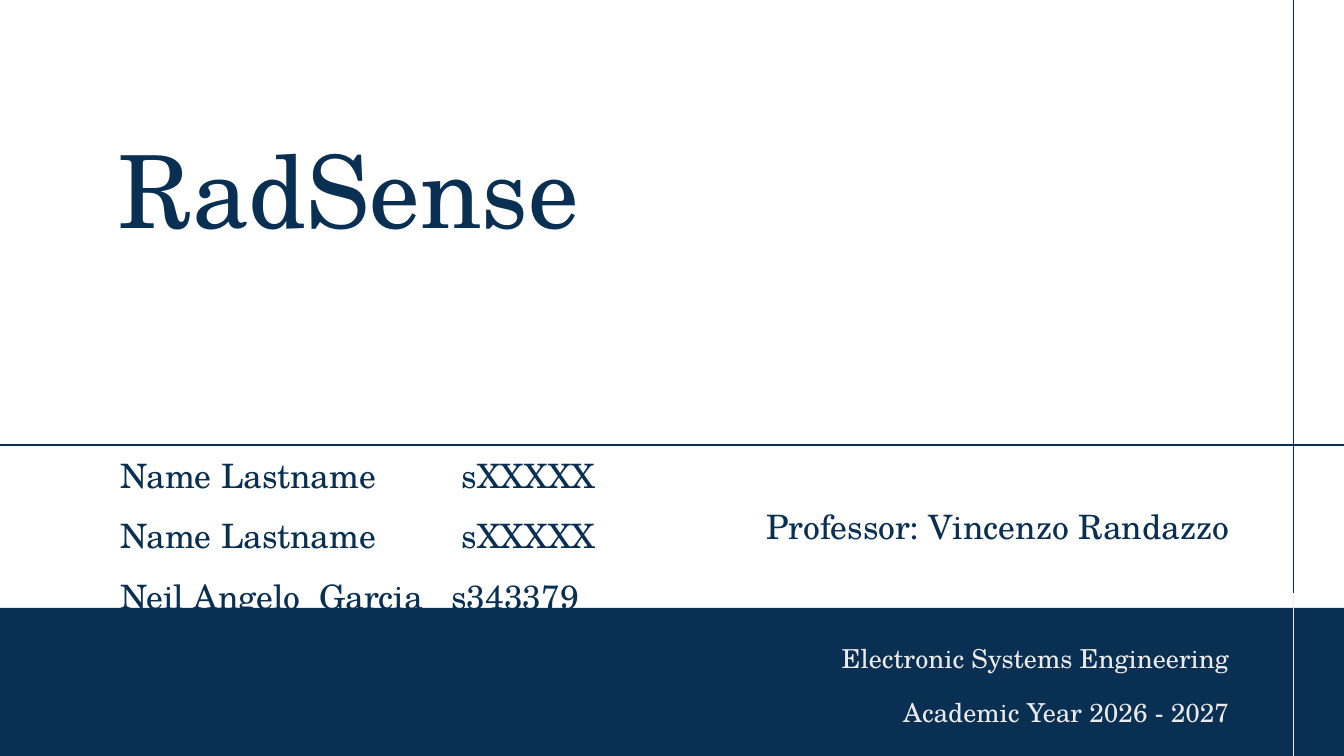
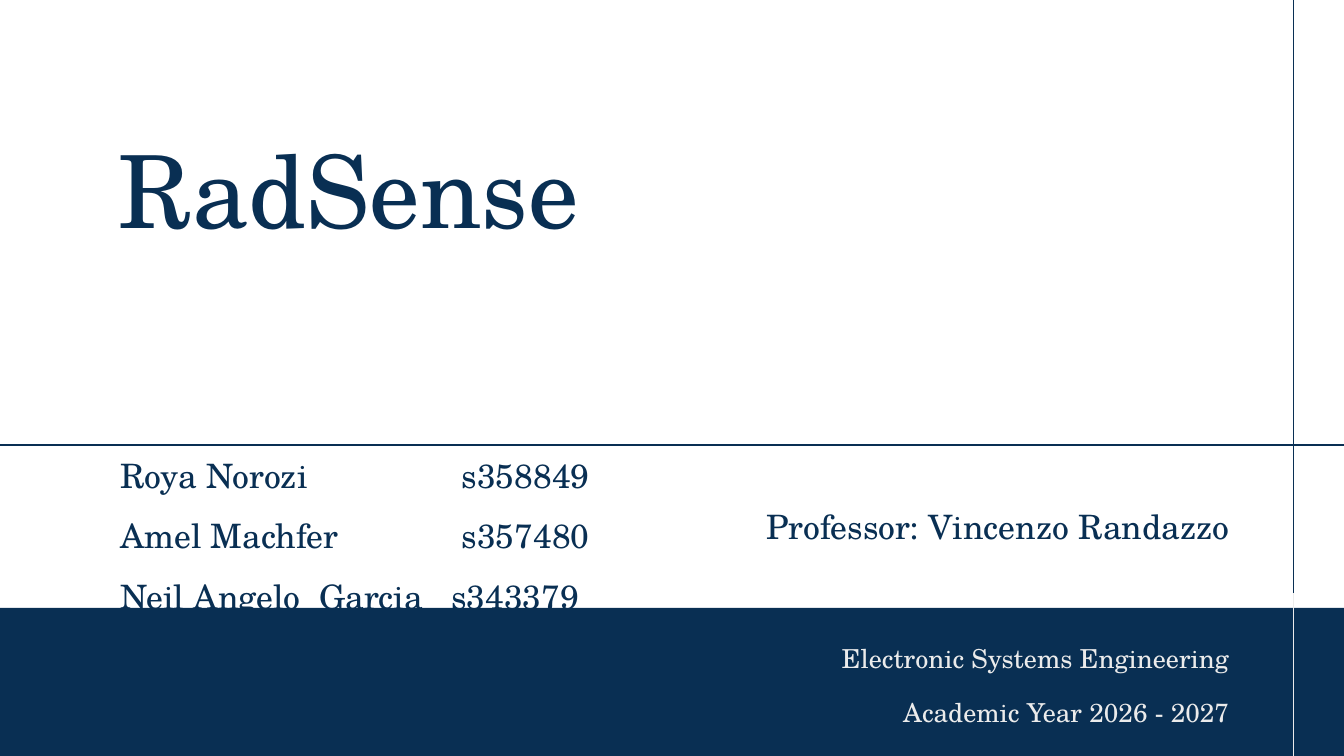
Before and after one commit to garcianeilangelo-crypto/ESE_RADIATOR, a slide deck: slide 1 of Radiator_Balance .pptx. Drawn at 1344x756 pixels with LibreOffice and Linux fonts; fonts in the diff are those of the drawing; background and template pictures are left out. Boxes give left, top, right and bottom in pixels: in the first picture for what was removed or moved away, otherwise in the second. Text is boxed around its words. In the diff, an @@ line names an element or a change of style, - is before the commit and + after.

```diff
--- a/Radiator_Balance .pptx
+++ b/Radiator_Balance .pptx
@@ text at <box>120,463,590,549</box>: text changed @@
-Name Lastname sXXXXX
-Name Lastname sXXXXX
+Roya Norozi s358849
+Amel Machfer s357480
```
Also in this commit, not shown: 15 other slides changed, 2 slides added, 24 other files.
